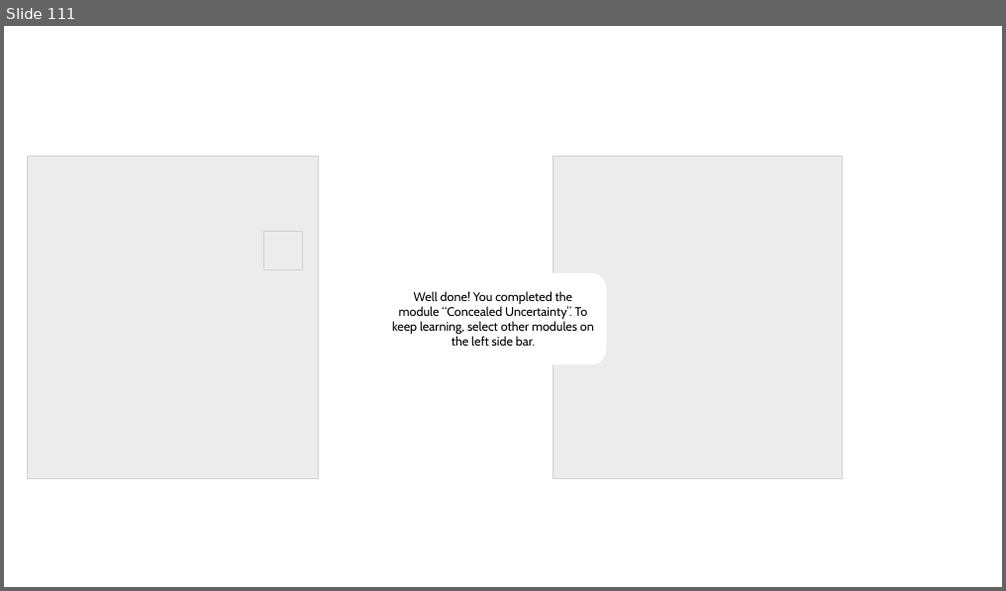
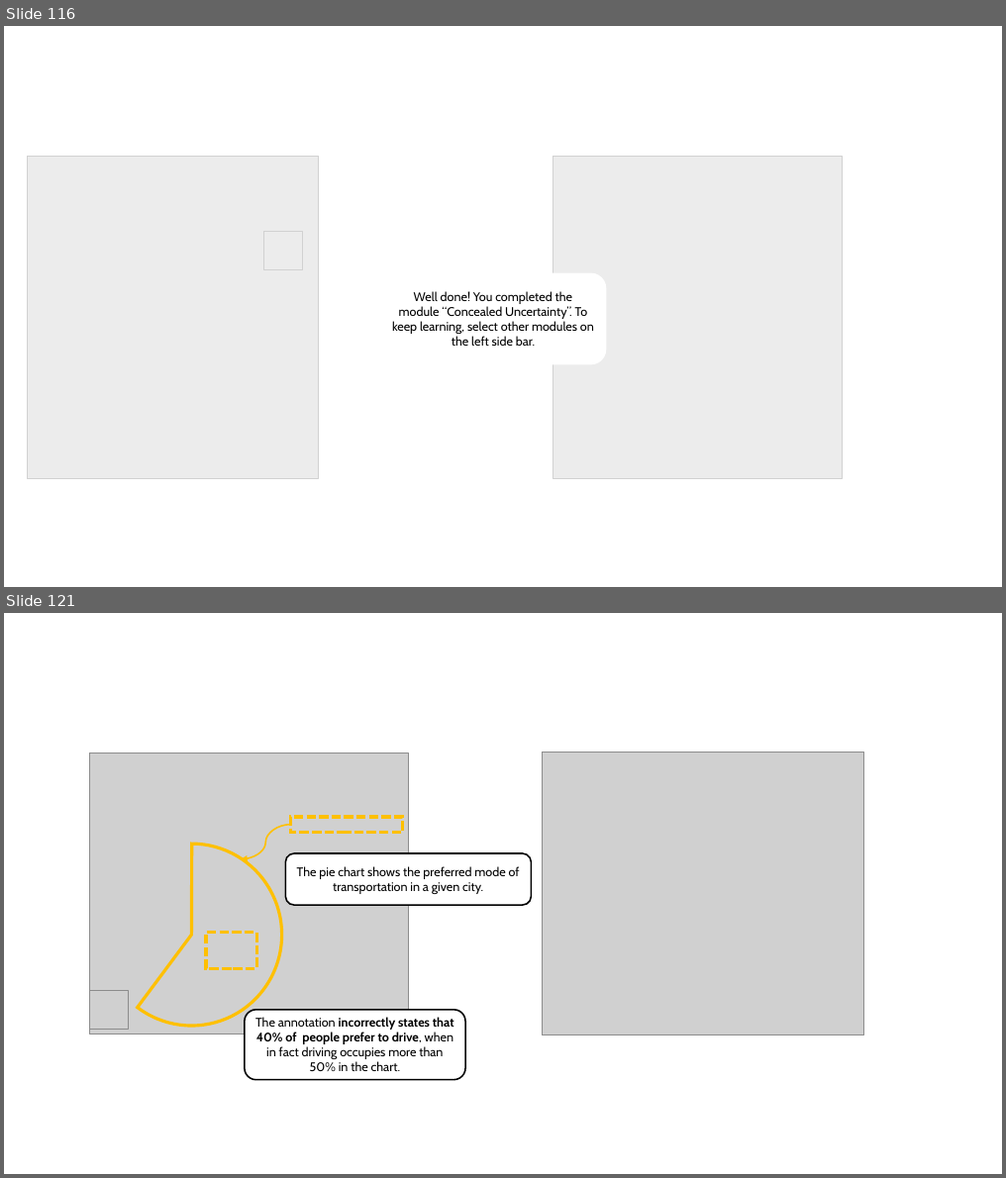
Before and after one commit to marianast97/VisualizationLiteracy, a slide deck: LearningContent/LearningContent.pptx. Shown one above the other, each under a label of ours: slide 111 before the commit, slides 116 and 121 after it; the slides between them are not shown. The pictures are 1006x591 and 1006x1178 pixels, drawn with LibreOffice and Linux fonts; fonts in the diff are those of the drawing; grey boxes stand for pictures. Boxes give left, top, right and bottom in pixels: in the first picture for what was removed or moved away, otherwise in the second. Text is boxed around its words. In the diff, an @@ line names an element or a change of style, - is before the commit and + after.

```diff
--- a/LearningContent/LearningContent.pptx
+++ b/LearningContent/LearningContent.pptx
@@ slide 121 added at [4, 613, 1002, 1174], background #FFFFFF @@
@@ picture added at [89, 753, 408, 1035] @@
@@ picture added at [542, 752, 864, 1035] @@
@@ rectangle added at [290, 817, 402, 832], outline #FFC000 3 pt dashed @@
@@ pie slice (boxed as its full ellipse) added at [101, 844, 282, 1026], outline #FFC000 3 pt @@
@@ curved arrow added from (290, 825) to (242, 860), #FFC000 1.5 pt @@
@@ rounded rectangle added at [285, 854, 531, 905], fill #FFFFFF, outline #000000 1.5 pt, 12 pt, text #000000 @@
+The pie chart shows the preferred mode of transportation in a given city.
@@ rectangle added at [206, 933, 257, 968], outline #FFC000 3 pt dashed @@
@@ picture added at [89, 990, 129, 1029] @@
@@ rounded rectangle added at [245, 1010, 465, 1080], fill #FFFFFF, outline #000000 1.5 pt, 12 pt, text #000000 @@
+The annotation incorrectly states that 40% of people prefer to drive, when in fact driving occupies more than 50% in the chart.
@@ what was slide 111 is now slide 116 @@
```
Also in this commit, not shown: 1 slide changed, 72 other slides added, 18 other files.
